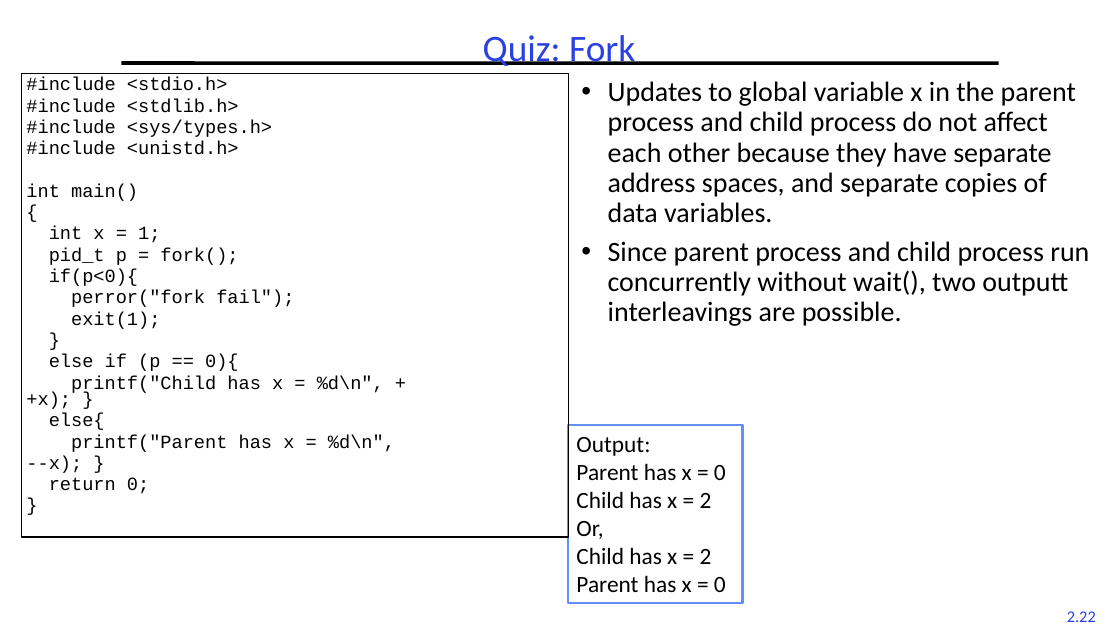
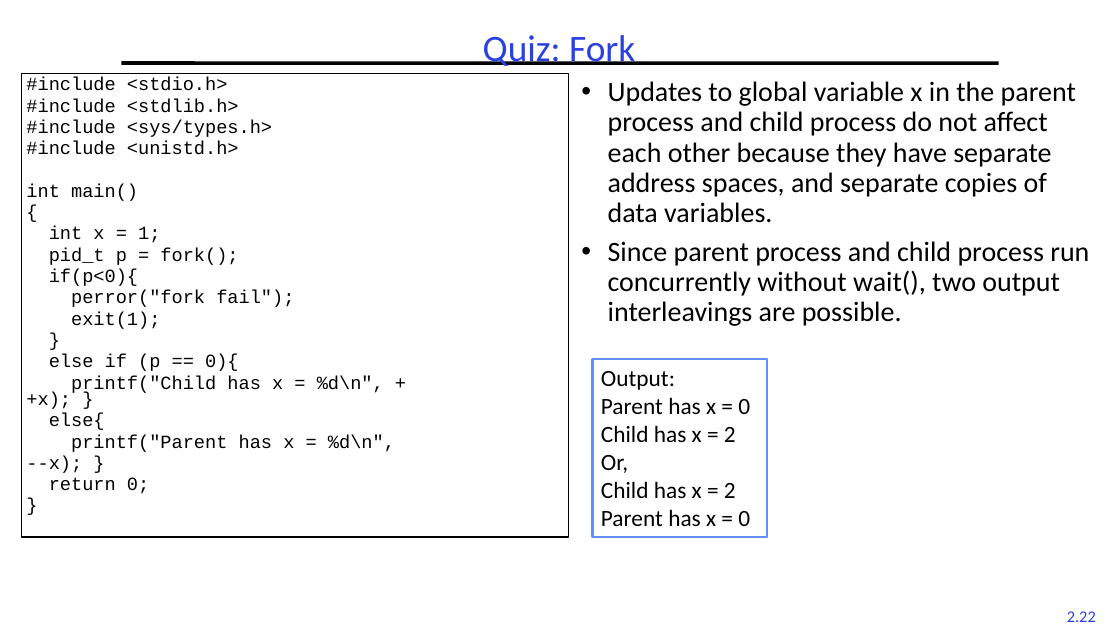
Before and after one commit to guhofstra/CSC256Fa25, a slide deck: slide 22 of PPTs/L2-Processes Threads.pptx. Drawn at 1120x630 pixels with LibreOffice and Linux fonts; fonts in the diff are those of the drawing. Boxes give left, top, right and bottom in pixels: in the first picture for what was removed or moved away, otherwise in the second. Text is boxed around its words. In the diff, an @@ line names an element or a change of style, - is before the commit and + after.

```diff
--- a/PPTs/L2-Processes Threads.pptx
+++ b/PPTs/L2-Processes Threads.pptx
@@ text at (608,241,1089,326): text changed @@
-• Since parent process and child process run concurrently without wait(), two outputt interleavings are possible.
+• Since parent process and child process run concurrently without wait(), two output interleavings are possible.
@@ rectangle "Output:": place and size @@
-rectangle "Output:" at (568,425,742,603)
+rectangle "Output:" at (592,359,766,537)
```
Also in this commit, not shown: 8 other slides changed, 1 slide removed, 2 other files.
